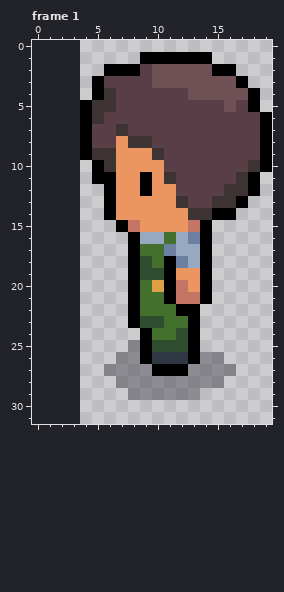
Pixel-art file -- Assets/Game Assets/Characters/Humans/Franco.ase. That is the earlier state.
16x32 pixels, 8 frames. Shown: frame 1. The old version is drawn lined up with the new one, on the new canvas. The commit also changed other frames, which this record leaves out.
The result:
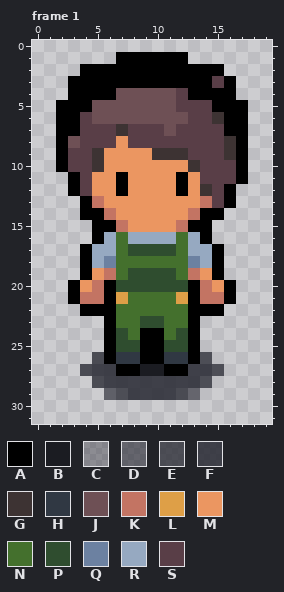
Palette (. is transparent): A #000000  B #1b1c22  C #2a2b3566  D #2a2b35a3  E #2a2b35c8  F #2a2b35de  G #3d3333  H #303843  J #6e5055  K #c37463  L #de9f47  M #eb9661  N #44702d  P #2f4d2f  Q #6c81a1  R #96a9c1  S #593e47
Difference:
canvas 16x32 -> 20x32, the old top-left corner now at 4,0
Changed rows in their new state; - is an unchanged pixel.
Frame 1:
first column x 2:
 1 -----AA----..-----
 2 --AA---AAAAAA-.---
 3 -AA-AAAAAAAAASA.--
 4 -AA-AJJJJJ-AAAA..-
 5 AA-JJJJJJJ---AAA.-
 6 AASJJJJJJJJ--GAA..
 7 AAS------J----AA..
 8 AJS---SS------GA..
 9 ASS-M----GG---GA..
10 ASSGM----MMG---A..
11 -ASMMA-M-MAM---A.-
12 -ASMMA-M--AMG-A..-
13 --AKM-----MMKSA.--
14 --AAK------KA-.---
15 ---AAKM---KA------
16 ---ARNR--RNR------
17 --ARRNPPPPN-RA----
18 --ARQNNN-NNQRA----
19 --AMKNP--PNKMA----
20 -AMKAPPPPPPAKMA---
21 -AKKALN--NLAKKA---
22 --AAANN---N-AA----
23 ----ANN-----------
24 ----APN-A---------
25 ----APP-A---------
26 ---EAHH-A---E.----
27 --EFFAABB--FFE.---
28 ---EFFFFFFFFE.----
29 ----DEFFFFED------
Pixel boxes of the changes (left, top, right, bottom) in both pictures:
changed: (56, 52, 272, 400)
